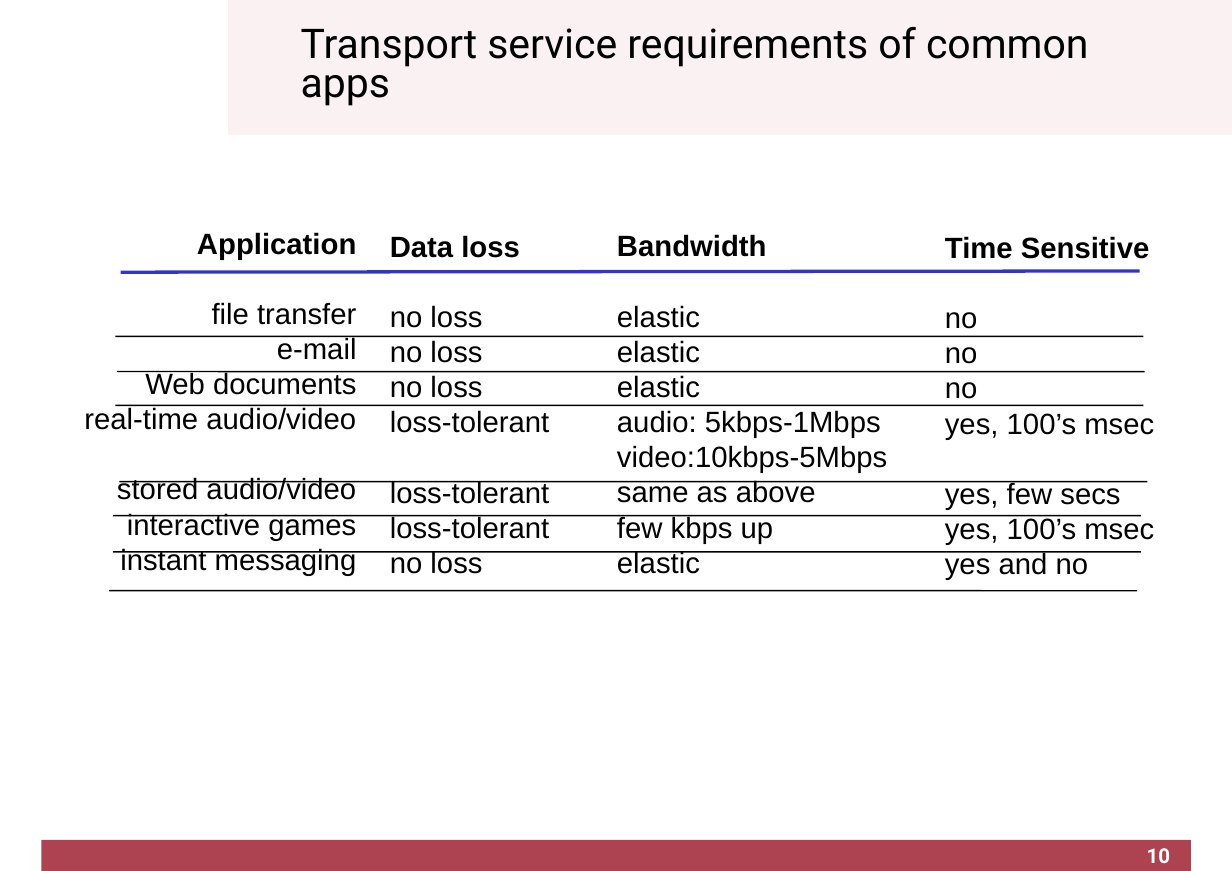
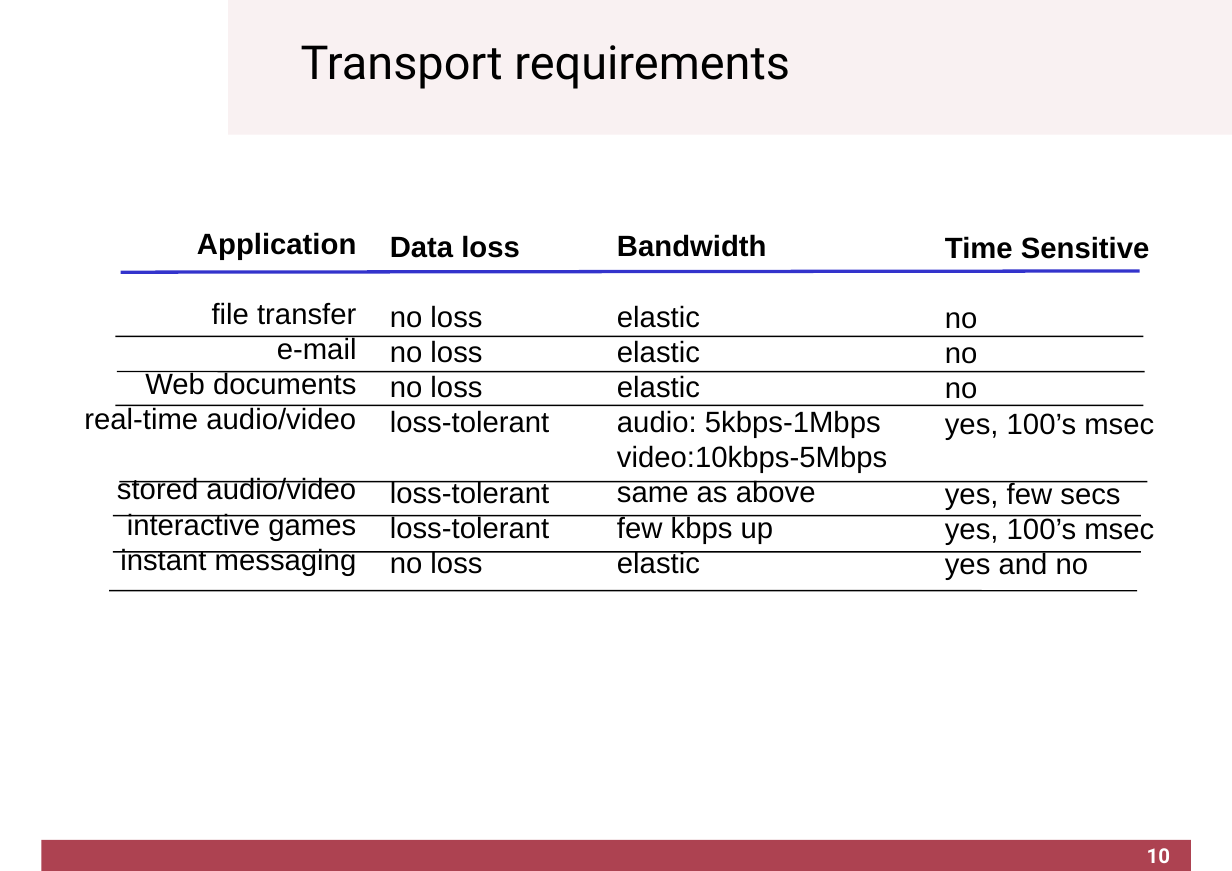
Before and after one commit to cletomartin/redes1, a slide deck: slide 10 of slides/application.odp. Drawn at 1232x871 pixels with LibreOffice and Linux fonts; fonts in the diff are those of the drawing; background and template pictures are left out. Boxes give left, top, right and bottom in pixels: in the first picture for what was removed or moved away, otherwise in the second. Text is boxed around its words. In the diff, an @@ line names an element or a change of style, - is before the commit and + after.

```diff
--- a/slides/application.odp
+++ b/slides/application.odp
@@ title at (301,45,790,89): text changed; size 28 to 32 pt @@
-Transport service requirements of common apps
+Transport requirements
```
Also in this commit, not shown: 11 other slides changed, 4 slides added, 2 other files.
